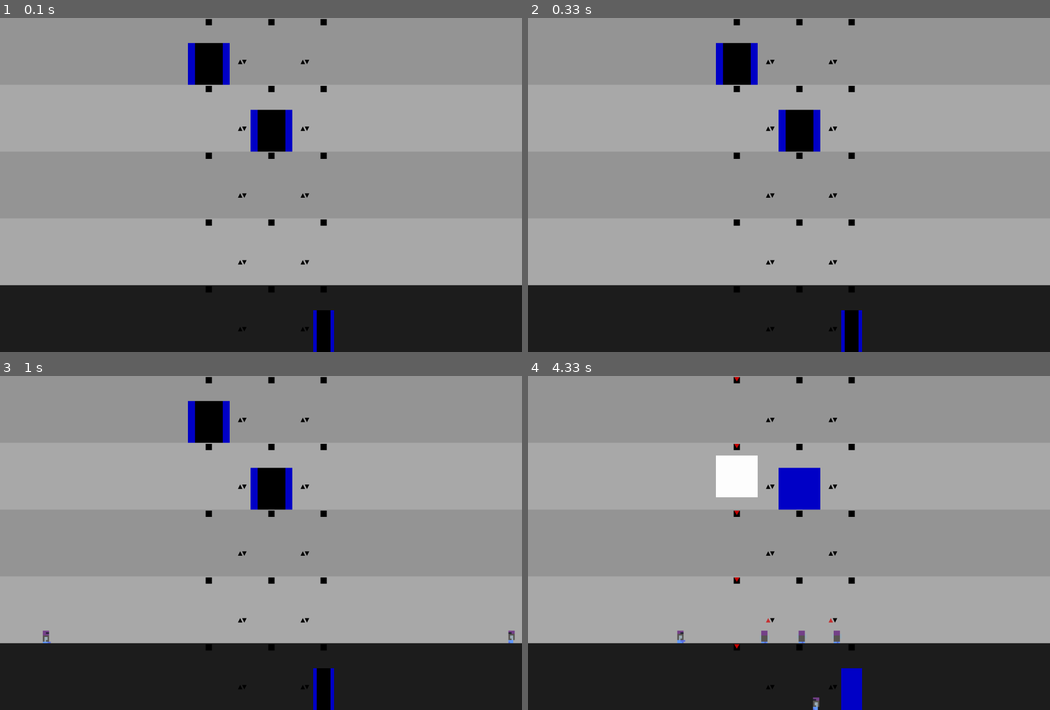
Above: before the commit, frames 1-4 (two rows, left to right).
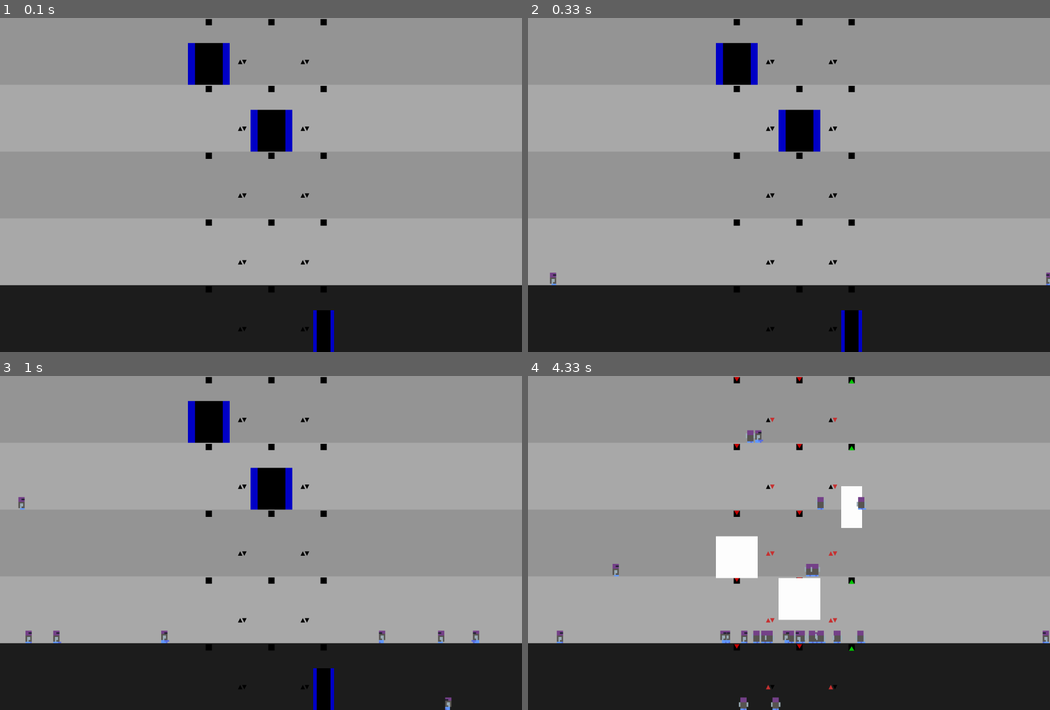
Above: after the commit, the same moments.

Repository: niklasdhein/EiP-Praktium-Aufzugssimulation
Game: pygame game, started from simulation.py
Two runs of this game, one before a commit and one after it. Both use one fixed random seed, a clock stepped at 60 frames per second and the inputs below.
Inputs:
- Up to frame 1 (0.1 s): no input
- Up to frame 2 (0.33 s): no input
- Up to frame 3 (1 s): no input
- Up to frame 4 (4.33 s): no input

Frame 1 is identical in both runs. In frame 2, less than 0.1% of the frame differs, in the area x 4-100%, y 76-81%; in frame 3, 0.4%; in frame 4, 6.3%, in the area x 5-100%, y 0-100%.

Commit message:
farbige kennzeichnung für genervt oder angekommen

Diff:
--- a/config.json
+++ b/config.json
@@ -3,8 +3,8 @@
     "level_count": 5,
     "big_elevator_spawn_probability": 0.3,
     "elevator_mode": "algorithm",
-    "passenger_spawn_chance": 0.5,
+    "passenger_spawn_chance": 1,
     "passenger_patience": 25,
-    "speed_multiplier": 3,
+    "speed_multiplier": 5,
     "simulation_time": 3600
 }
--- a/passenger.py
+++ b/passenger.py
@@ -21,6 +21,9 @@
 
         self.left_loaded_surfaces = []
         self.right_loaded_surfaces = []
+        self.good_left_loaded_surfaces = []
+        self.good_right_loaded_surfaces = []
+        self.bad_right_loaded_surfaces = []
         self.idle_loaded_surfaces = []
 
         self.current_patience = self.patience
@@ -39,6 +42,7 @@
 
         self.current_level.passengers.append(self)
 
+        # load sprites from disk
         if self.use_sprite:
             image_directory = "./sprites/"
             left_image_files = [
@@ -56,6 +60,30 @@
                 "walk_right_4.png",
                 "walk_right_5.png",
                 "walk_right_6.png"
+            ]
+            good_left_image_files = [
+                "good_walk_left_1.png",
+                "good_walk_left_2.png",
+                "good_walk_left_3.png",
+                "good_walk_left_4.png",
+                "good_walk_left_5.png",
+                "good_walk_left_6.png"
+            ]
+            good_right_files = [
+                "good_walk_right_1.png",
+                "good_walk_right_2.png",
+                "good_walk_right_3.png",
+                "good_walk_right_4.png",
+                "good_walk_right_5.png",
+                "good_walk_right_6.png"
+            ]
+            bad_right_files = [
+                "bad_walk_right_1.png",
+                "bad_walk_right_2.png",
+                "bad_walk_right_3.png",
+                "bad_walk_right_4.png",
+                "bad_walk_right_5.png",
+                "bad_walk_right_6.png",
             ]
             idle_image_files = [
                 "idle_1.png",
@@ -84,6 +112,27 @@
 
                 self.right_loaded_surfaces.append(right_loaded_surface)
 
+            for image in good_left_image_files:
+                good_left_loaded_surface = pygame.image.load(image_directory + image)
+                good_left_loaded_surface = good_left_loaded_surface.convert_alpha()
+                good_left_loaded_surface = pygame.transform.scale(good_left_loaded_surface, (60, 60))
+
+                self.good_left_loaded_surfaces.append(good_left_loaded_surface)
+
+            for image in good_right_files:
+                good_right_loaded_surface = pygame.image.load(image_directory + image)
+                good_right_loaded_surface = good_right_loaded_surface.convert_alpha()
+                good_right_loaded_surface = pygame.transform.scale(good_right_loaded_surface, (60, 60))
+
+                self.good_right_loaded_surfaces.append(good_right_loaded_surface)
+
+            for image in bad_right_files:
+                bad_right_loaded_surface = pygame.image.load(image_directory + image)
+                bad_right_loaded_surface = bad_right_loaded_surface.convert_alpha()
+                bad_right_loaded_surface = pygame.transform.scale(bad_right_loaded_surface, (60, 60))
+
+                self.bad_right_loaded_surfaces.append(bad_right_loaded_surface)
+
             for image in idle_image_files:
                 idle_loaded_surface = pygame.image.load(image_directory + image)
                 idle_loaded_surface = idle_loaded_surface.convert_alpha()
@@ -144,7 +193,6 @@
             self.remove_target()
             if self.states["in_elevator"]:
                 self.visible = False
-
 
     def remove_target(self) -> None:
         self.graphics.x = self.walk_target_x
--- a/simulation.py
+++ b/simulation.py
@@ -191,14 +191,33 @@
 
             # in case sprites are used
             if passenger.use_sprite:
-                if passenger.walk_direction == -1:
-                    screen.blit(
-                        passenger.left_loaded_surfaces[passenger.shown_surface_index], passenger.graphics
-                    )
-                elif passenger.walk_direction == 1:
-                    screen.blit(
-                        passenger.right_loaded_surfaces[passenger.shown_surface_index], passenger.graphics
-                    )
+                if passenger.walk_direction != 0:
+                    if passenger.current_level != passenger.target_level:
+                        if passenger.walk_direction == -1 and not passenger.states["annoyed"]:
+                            screen.blit(
+                                passenger.left_loaded_surfaces[passenger.shown_surface_index], passenger.graphics
+                            )
+                        elif passenger.walk_direction == -1 and passenger.states["annoyed"]:
+                            pass    # no animation yet
+
+                        elif passenger.walk_direction == 1 and not passenger.states["annoyed"]:
+                            screen.blit(
+                                passenger.right_loaded_surfaces[passenger.shown_surface_index], passenger.graphics
+                            )
+                        elif passenger.walk_direction == 1 and passenger.states["annoyed"]:
+                            screen.blit(
+                                passenger.bad_right_loaded_surfaces[passenger.shown_surface_index], passenger.graphics
+                            )
+
+                    else:
+                        if passenger.walk_direction == -1:
+                            screen.blit(
+                                passenger.good_left_loaded_surfaces[passenger.shown_surface_index], passenger.graphics
+                            )
+                        elif passenger.walk_direction == 1:
+                            screen.blit(
+                                passenger.good_right_loaded_surfaces[passenger.shown_surface_index], passenger.graphics
+                            )
                 else:
                     screen.blit(
                         passenger.idle_loaded_surfaces[passenger.shown_surface_index], passenger.graphics
@@ -276,7 +295,7 @@
     while running:
         # calculates delta time
         dt = clock.tick(target_framerate) / 1000.0
-        # print(f"FPS: {1/dt}")
+        print(f"FPS: {1/dt}")
 
         # exit when closing the window
         for event in pygame.event.get():
Binary file added: sprites/bad_walk_right_1.png
Binary file added: sprites/bad_walk_right_2.png
Binary file added: sprites/bad_walk_right_3.png
Binary file added: sprites/bad_walk_right_4.png
Binary file added: sprites/bad_walk_right_5.png
Binary file added: sprites/bad_walk_right_6.png
Binary file added: sprites/good_walk_left_1.png
Binary file added: sprites/good_walk_left_2.png
Binary file added: sprites/good_walk_left_3.png
Binary file added: sprites/good_walk_left_4.png
Binary file added: sprites/good_walk_left_5.png
Binary file added: sprites/good_walk_left_6.png
(and 6 more such lines)
